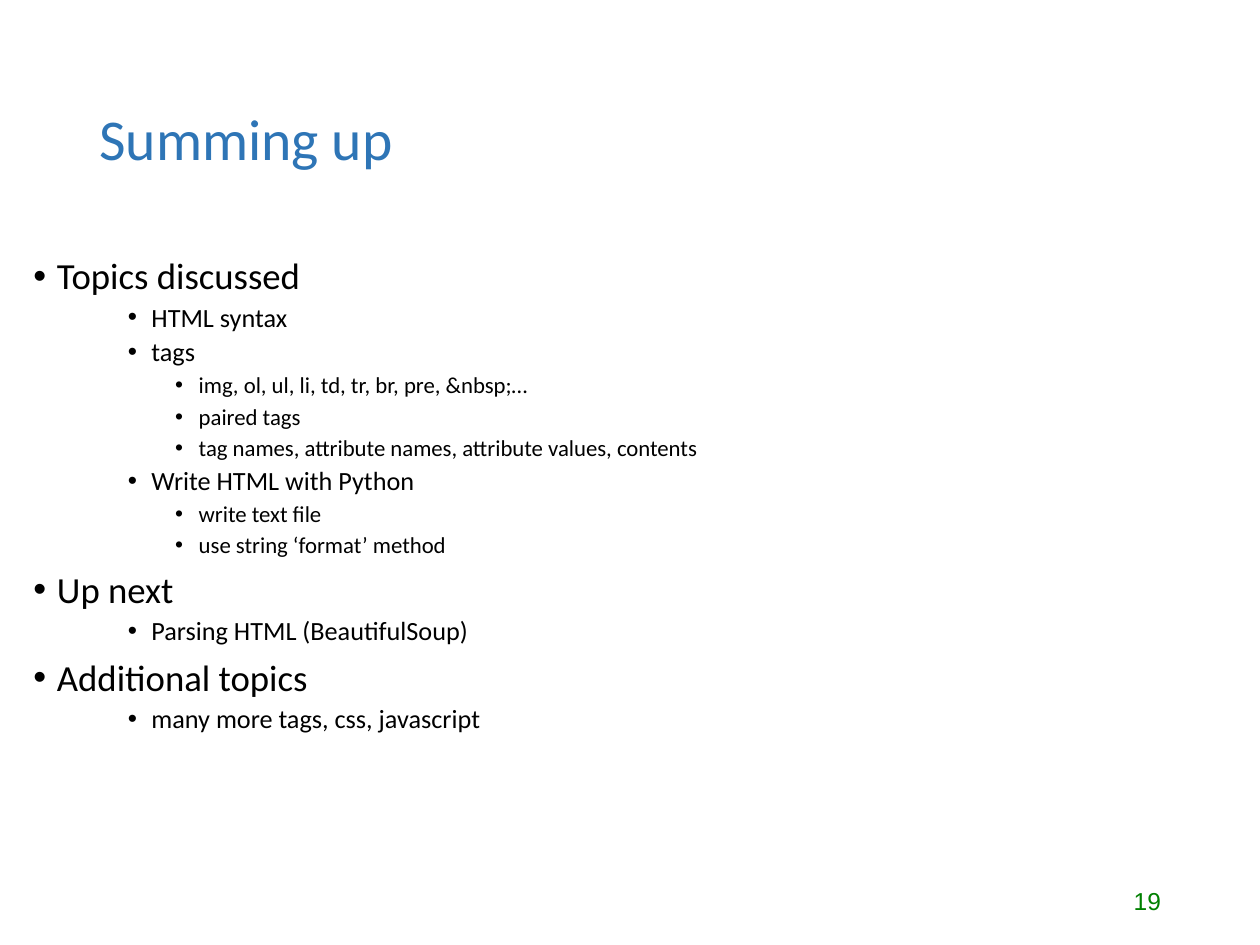
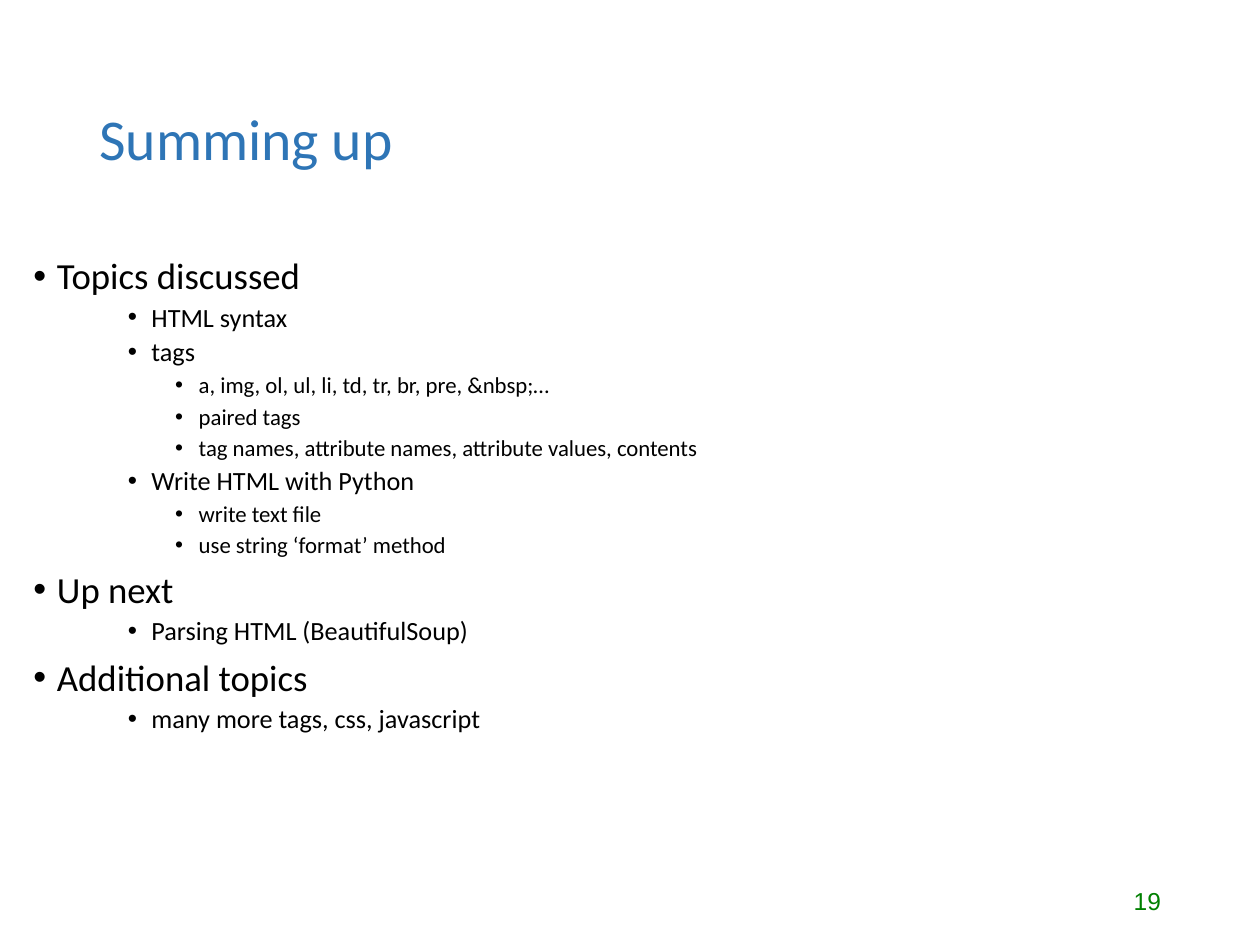
Before and after one commit to lgtateos/gis540, a slide deck: slide 19 of slides/HTML.ppt. Drawn at 1260x945 pixels with LibreOffice and Linux fonts; fonts in the diff are those of the drawing. Boxes give left, top, right and bottom in pixels: in the first picture for what was removed or moved away, otherwise in the second. Text is boxed around its words. In the diff, an @@ line names an element or a change of style, - is before the commit and + after.

```diff
--- a/slides/HTML.ppt
+++ b/slides/HTML.ppt
@@ text at [199, 377, 549, 397]: text changed @@
-      • img, ol, ul, li, td, tr, br, pre, &nbsp;…
+      • a, img, ol, ul, li, td, tr, br, pre, &nbsp;…
```
Also in this commit, not shown: 2 other slides changed.
